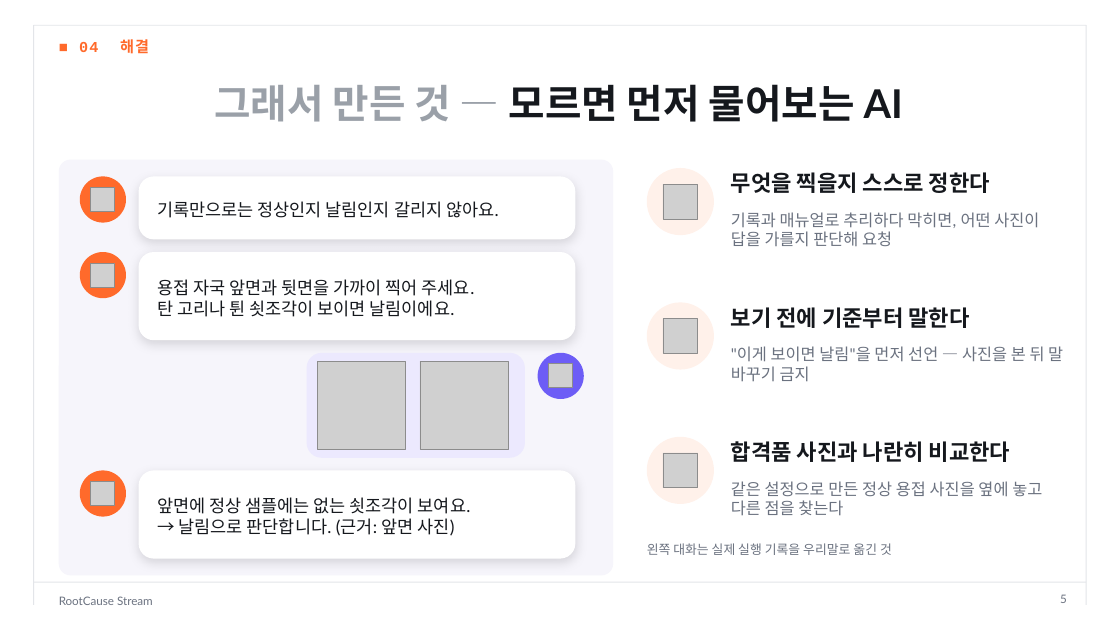
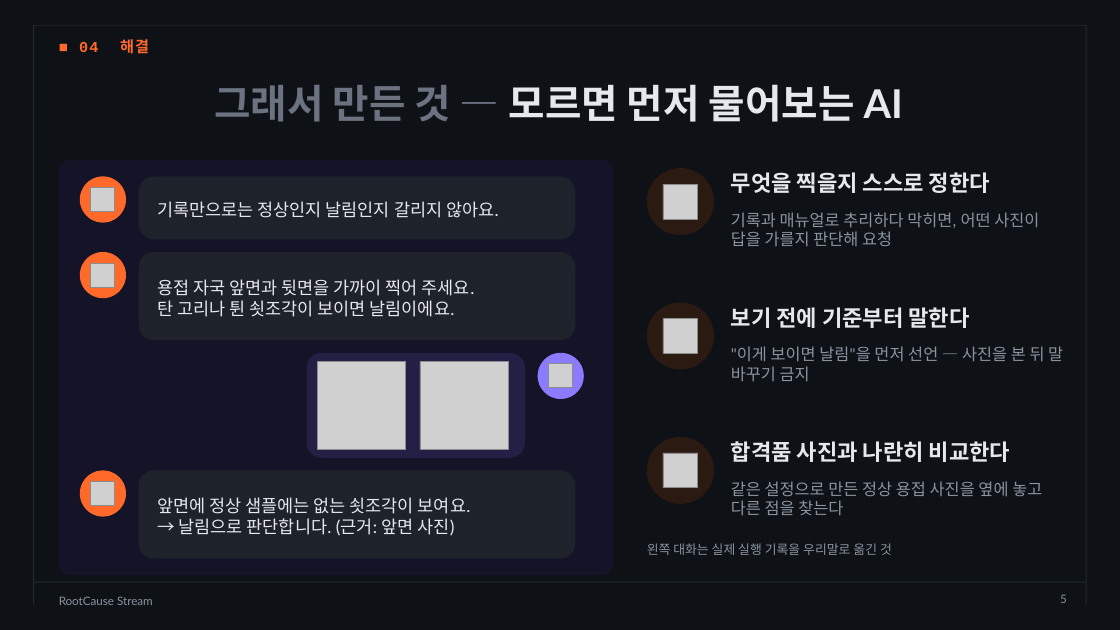
Before and after one commit to dlwogud/rootcause-stream, a slide deck: slide 5 of deck/RootCause_Stream_발표자료.pptx. Drawn at 1120x630 pixels with LibreOffice and Linux fonts; fonts in the diff are those of the drawing; grey boxes stand for pictures; background and template pictures are left out. Boxes give left, top, right and bottom in pixels: in the first picture for what was removed or moved away, otherwise in the second. Text is boxed around its words. In the diff, an @@ line names an element or a change of style, - is before the commit and + after.

```diff
--- a/deck/RootCause_Stream_발표자료.pptx
+++ b/deck/RootCause_Stream_발표자료.pptx
@@ background #FFFFFF to picture (left out) @@
@@ line (34, 25) - (34, 605): stroke #E3E5E9 0.75 pt to #232933 0.75 pt @@
@@ line (34, 25) - (1086, 25): stroke #E3E5E9 0.75 pt to #232933 0.75 pt @@
@@ line (1086, 25) - (1086, 605): stroke #E3E5E9 0.75 pt to #232933 0.75 pt @@
@@ title "그래서 만든 것 — 모르면 ..." at [214, 84, 903, 122]: text colour #9AA0A8 to #6B7280 in "그래서 만든 것 —"; text colour #15181D to #E6E8EB in "모르면 먼저 물어보는 AI" @@
@@ rounded rectangle at [59, 160, 613, 576]: fill #F6F5FB to #151327 @@
@@ rounded rectangle at [307, 353, 525, 458]: fill #ECE9FE to #241F45 @@
@@ ellipse at [538, 353, 584, 399]: fill #6D5DF6 to #8B7CFF @@
@@ fill #FFF1EA to #2A1A12 in 3 elements at [647, 168, 714, 235], [647, 302, 714, 370], [647, 437, 714, 504] @@
@@ text colour #15181D to #E6E8EB in 6 elements at [157, 201, 499, 218], [157, 279, 475, 317], [157, 497, 471, 536], [731, 172, 990, 193], [731, 307, 970, 328], [731, 441, 1010, 462] @@
@@ fill #FFFFFF to #1D222B; shadow off in 3 elements at [139, 176, 576, 239], [139, 252, 576, 340], [139, 471, 576, 559] @@
@@ line (34, 582) - (1086, 582): stroke #E3E5E9 0.75 pt to #232933 0.75 pt @@
@@ text colour #6B7280 to #8A93A0 in 6 elements at [647, 543, 892, 555], [731, 212, 1039, 246], [731, 346, 1063, 381], [731, 481, 1042, 515], [1060, 594, 1067, 603], [59, 596, 153, 605] @@
```
Also in this commit, not shown: 16 other slides changed, 8 other files.
